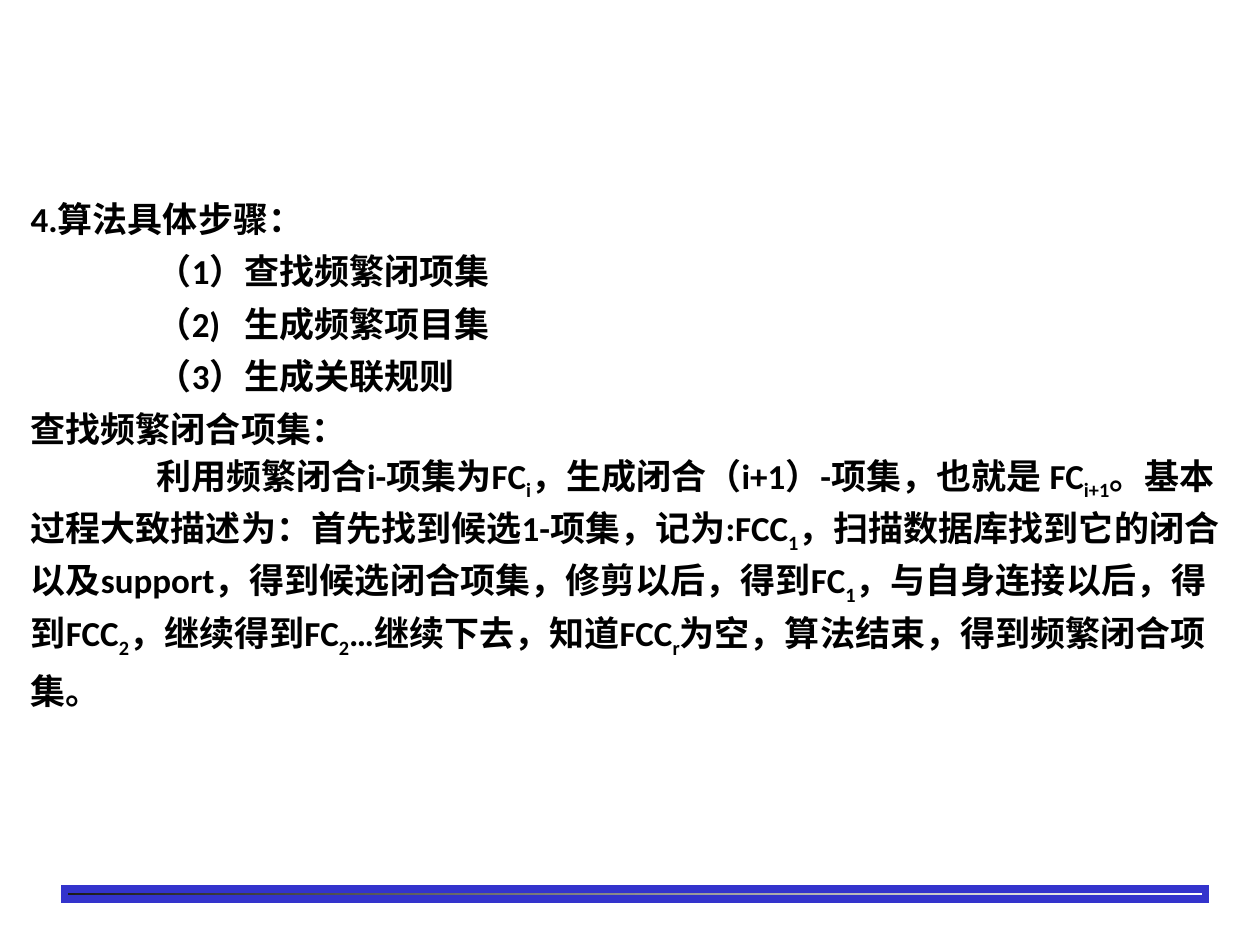
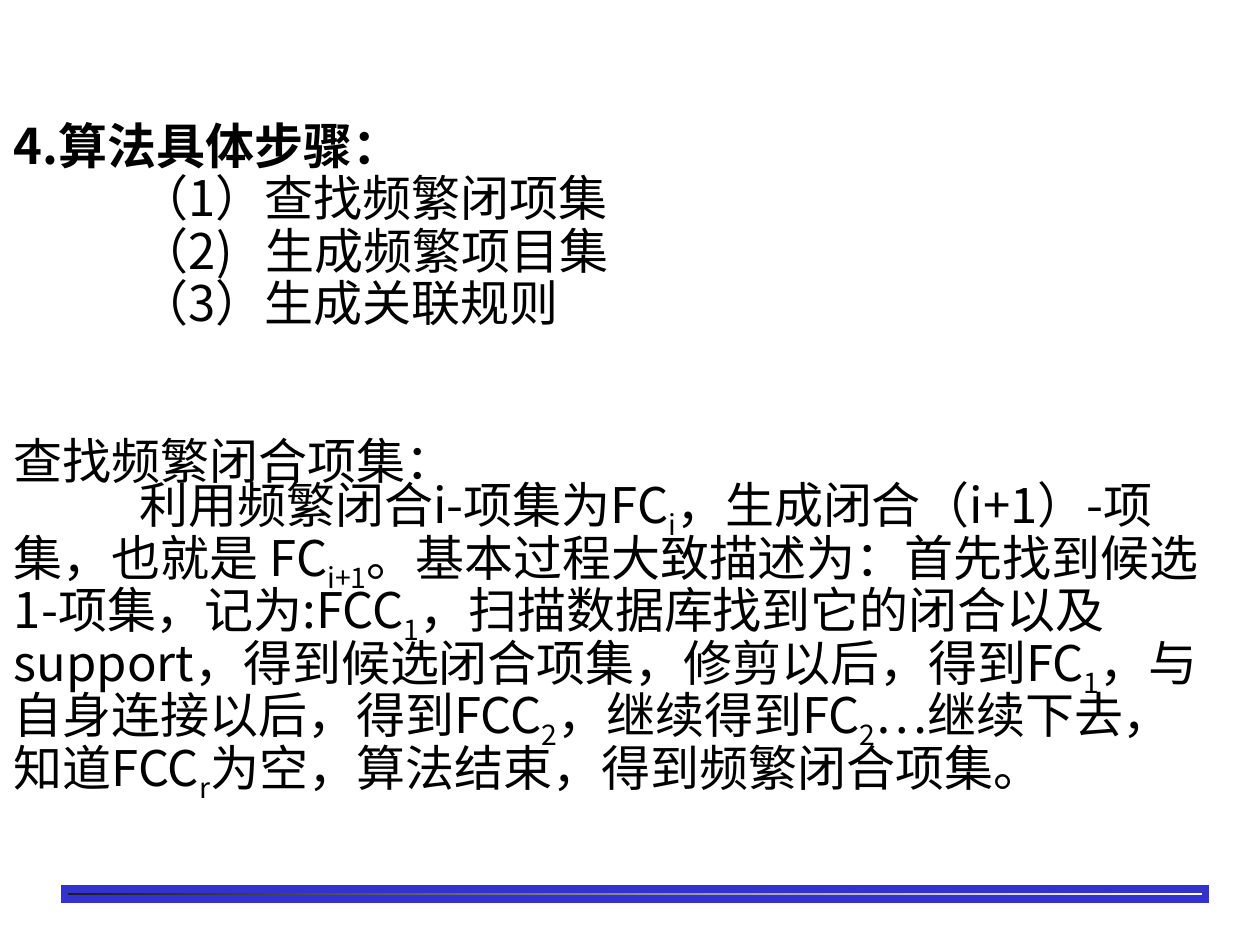
Before and after one commit to shfkuang/shfkuang.github.io, a slide deck: slide 16 of dm/ch3.2.ppt. Drawn at 1260x945 pixels with LibreOffice and Linux fonts; fonts in the diff are those of the drawing; background and template pictures are left out. Boxes give left, top, right and bottom in pixels: in the first picture for what was removed or moved away, otherwise in the second. Text is boxed around its words. In the diff, an @@ line names an element or a change of style, - is before the commit and + after.

```diff
--- a/dm/ch3.2.ppt
+++ b/dm/ch3.2.ppt
@@ text "4.算法具体步骤：": place and size @@
-text "4.算法具体步骤：" at (31, 203, 1220, 707)
+text "4.算法具体步骤：" at (14, 122, 1199, 791)
@@ text "4.算法具体步骤：" at (14, 122, 1199, 791): size 20 to 28 pt, font Calibri to Noto Sans CJK JP, bold off @@
```
Also in this commit, not shown: 8 other slides changed.
